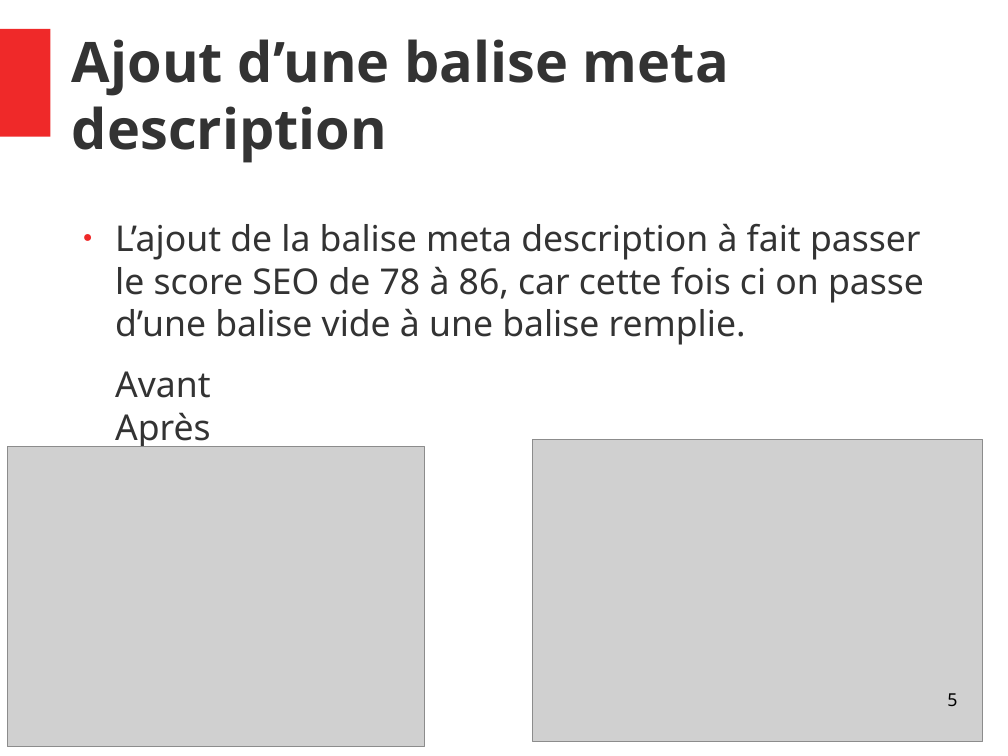
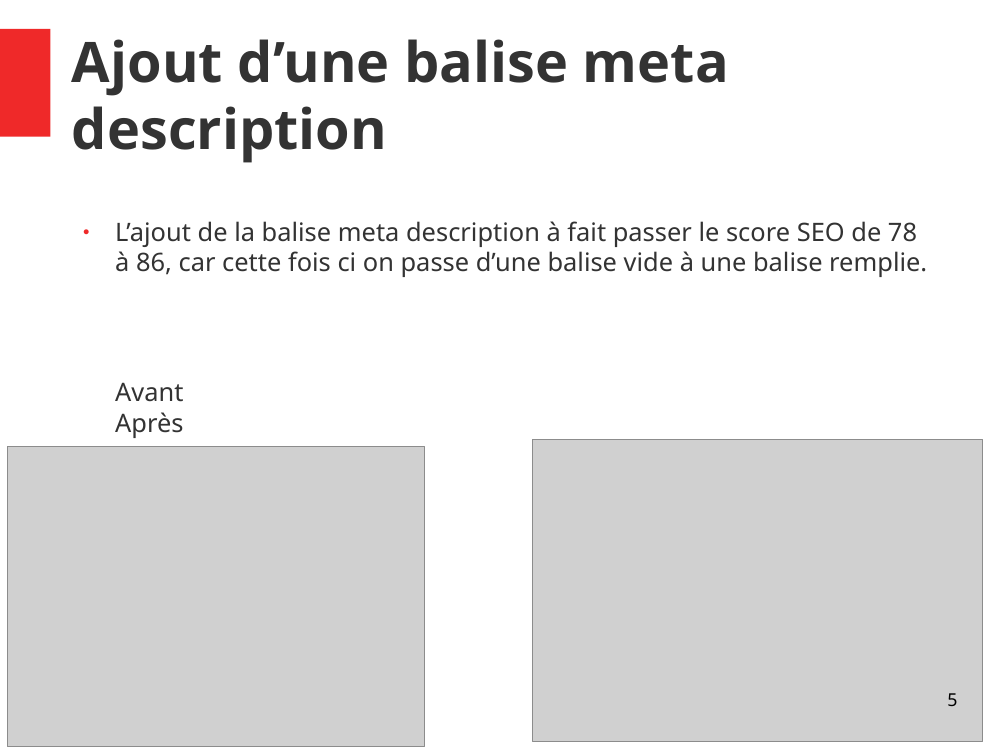
Before and after one commit to Vincent055681/VincentDiRaimondo_4_10052021, a slide deck: slide 5 of audit/Rapport.odp. Drawn at 1008x756 pixels with LibreOffice and Linux fonts; fonts in the diff are those of the drawing; grey boxes stand for pictures. Boxes give left, top, right and bottom in pixels: in the first picture for what was removed or moved away, otherwise in the second. Text is boxed around its words. In the diff, an @@ line names an element or a change of style, - is before the commit and + after.

```diff
--- a/audit/Rapport.odp
+++ b/audit/Rapport.odp
@@ text "L’ajout de la balise meta ..." at [115, 221, 927, 438]: size 28 to 20 pt; less space between paragraphs @@
```
Also in this commit, not shown: 3 other slides changed, 1 slide added, 1 slide removed, 4 other files.
